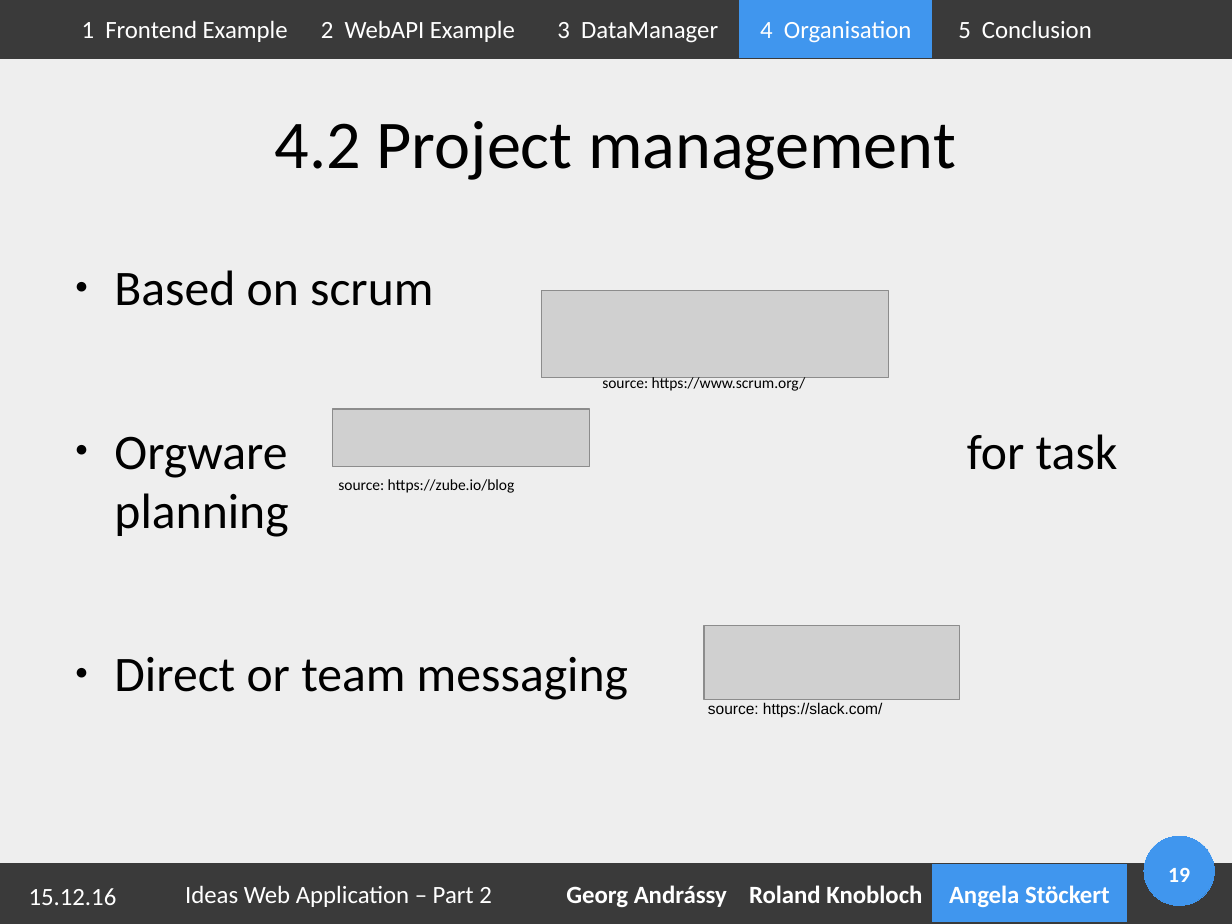
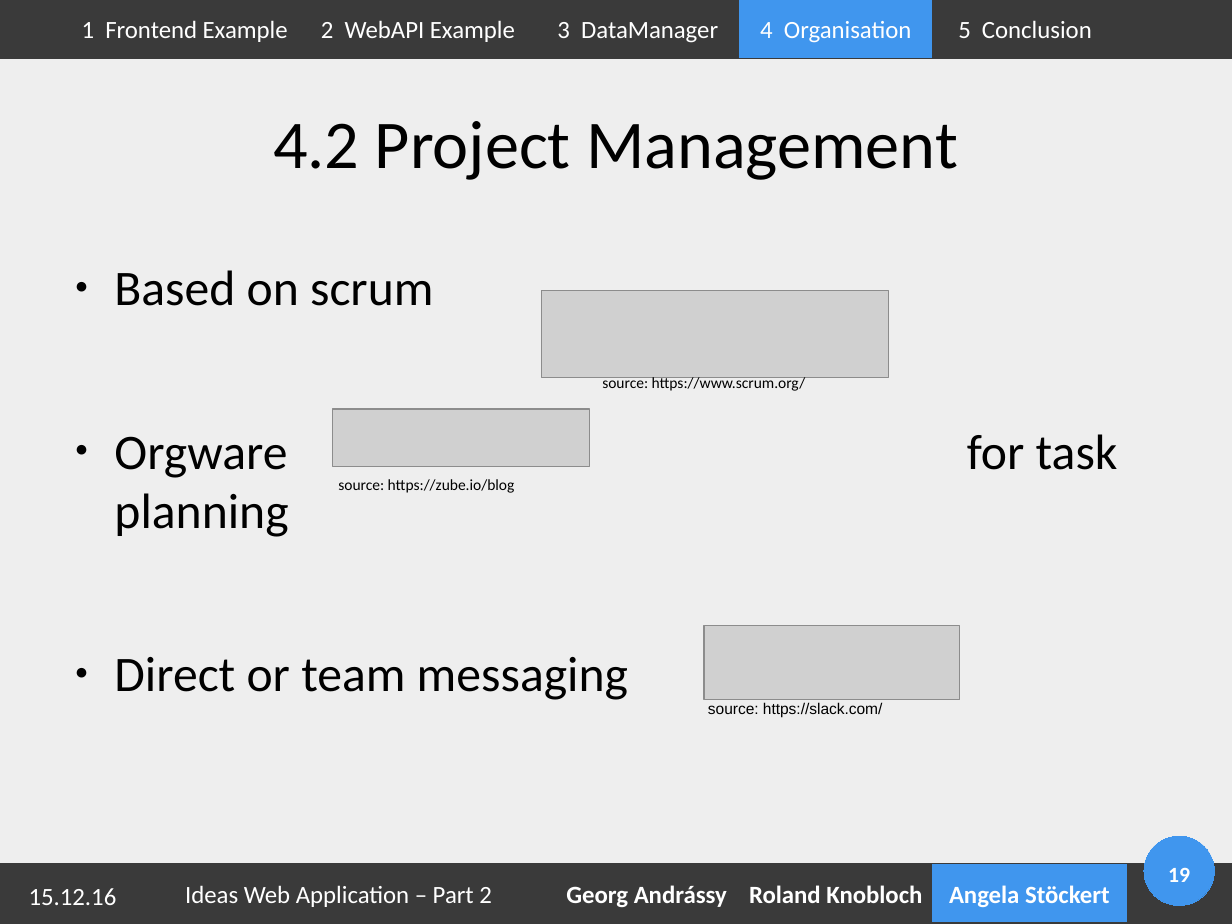
Before and after one commit to Geopras/IdeaWatcher, a slide deck: slide 19 of presentation/part2.odp. Drawn at 1232x924 pixels with LibreOffice and Linux fonts; fonts in the diff are those of the drawing; grey boxes stand for pictures; background and template pictures are left out. Boxes give left, top, right and bottom in pixels: in the first picture for what was removed or moved away, otherwise in the second. Text is boxed around its words. In the diff, an @@ line names an element or a change of style, - is before the commit and + after.

```diff
--- a/presentation/part2.odp
+++ b/presentation/part2.odp
@@ title at (273,121,958,180): text changed @@
-4.2 Project management
+4.2 Project Management
```
Also in this commit, not shown: 6 other slides changed, 1 slide added, 2 other files.
